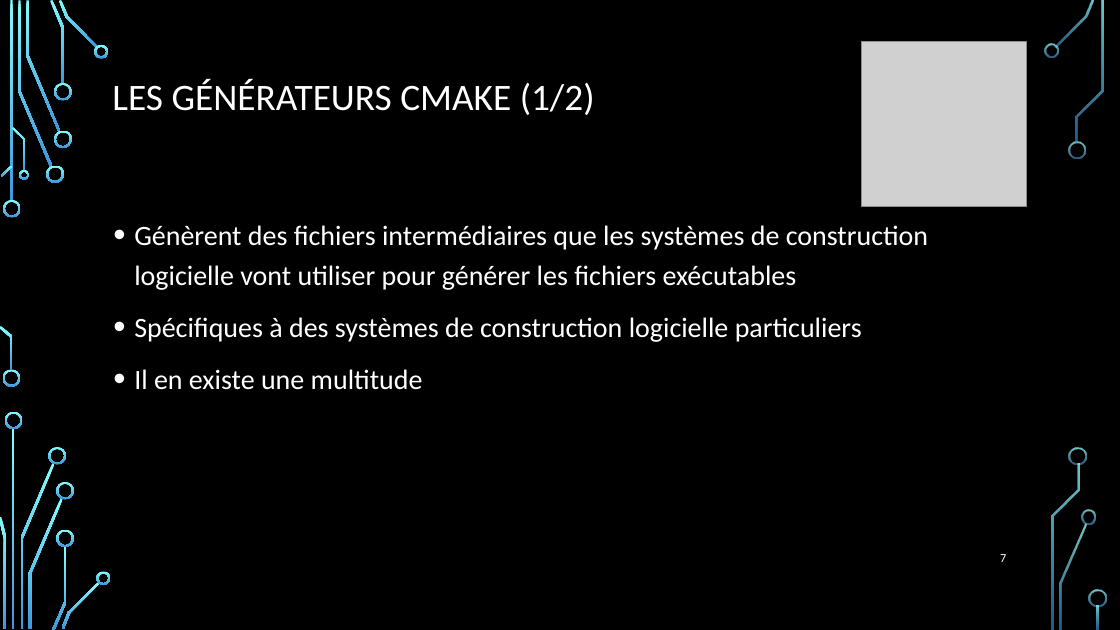
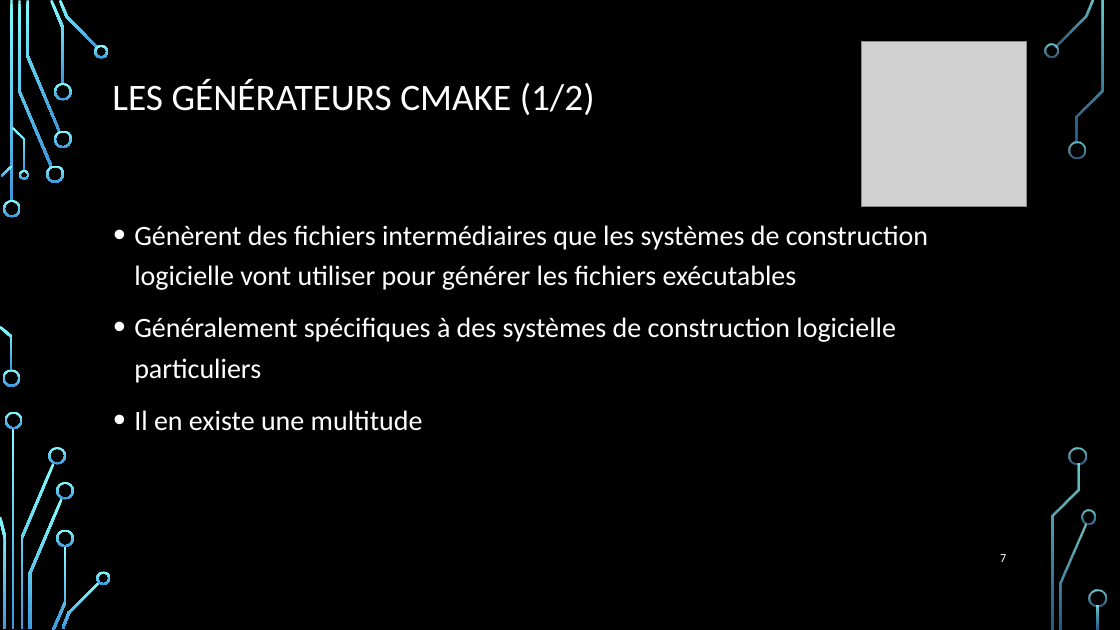
Before and after one commit to 0fil0/presentation-CMake-CTest, a slide deck: slide 7 of CMake, Ctest et les systèmes de construction.pptx. Drawn at 1120x630 pixels with LibreOffice and Linux fonts; fonts in the diff are those of the drawing; grey boxes stand for pictures; background and template pictures are left out. Boxes give left, top, right and bottom in pixels: in the first picture for what was removed or moved away, otherwise in the second. Text is boxed around its words. In the diff, an @@ line names an element or a change of style, - is before the commit and + after.

```diff
--- a/CMake, Ctest et les systèmes de construction.pptx
+++ b/CMake, Ctest et les systèmes de construction.pptx
@@ text at [134,317,896,383]: text changed @@
-• Spécifiques à des systèmes de construction logicielle particuliers
+• Généralement spécifiques à des systèmes de construction logicielle particuliers
```
Also in this commit, not shown: 4 other slides changed, 9 slides added, 1 slide removed, 12 other files.
